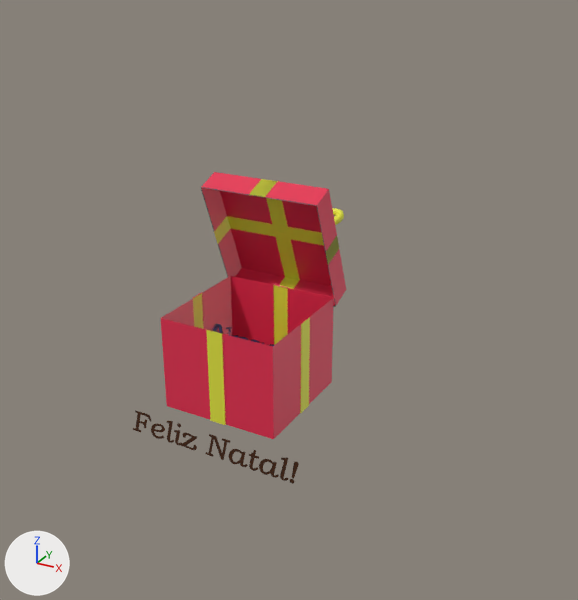
An edit to the glTF model models/PapaiNoel.glb, drawn before and after from the same camera.
The view is the same before and after, from a camera (50 mm lens) standing at (5.98, -9.6, 5.82) and looking at (0.74, -0.08, 1.06). Lighting does not change. The marker at lower left points along +X, +Y and +Z. Both versions are drawn at frame 96 of the action 'Plane.003Action'; the numbers are the values there.
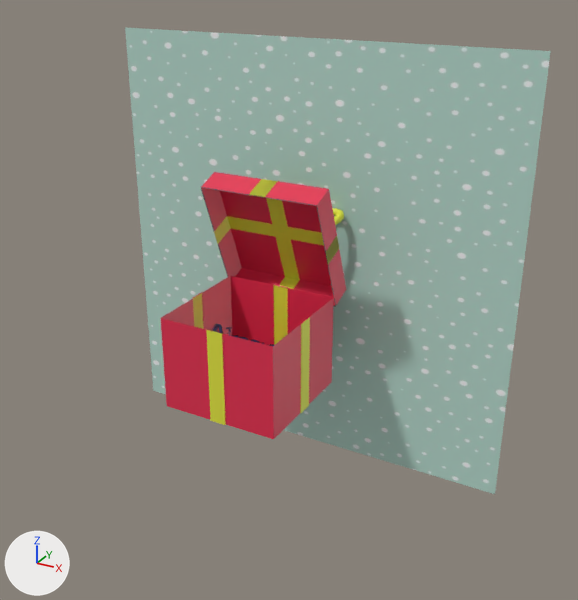
Changed parts and their boxes (x1, y1, x2, y2) in the pictures (578 x 600 px):
'Plane.004', added: after (125, 28, 551, 494)
'Plane.003', moved, rescaled (not visible afterwards): before (133, 410, 299, 484)

Diff of the bpy script that builds the scene:
```diff
--- a/models/PapaiNoel.glb.py
+++ b/models/PapaiNoel.glb.py
@@ img_andar @@
+img_andar = load_image('andar', '_unpacked/andar', 547, 713, 'sRGB')
@@ mat_material_010 @@
+mat_material_010 = principled_material('Material.010')
+mat_material_010.texture = img_andar
@@ me_plane_012 @@
+me_plane_012.from_pydata(...)  # 4 vertices, 2 faces; spans x -1.0..1.0, y -1.0..1.0, z 0.0
+me_plane_012.materials.append(mat_material_010)  # picture img_andar
@@ ob_plane_003 @@
 ob_plane_003 = bpy.data.objects.new('Plane.003', me_plane_010)
-ob_plane_003.location = (0.0, 0.0, 0.0)
+ob_plane_003.location = (0.0, 0.0, 4.43)
+ob_plane_003.scale = (0.0, 0.0, 0.0)
@@ ob_plane_004 @@
+ob_plane_004 = bpy.data.objects.new('Plane.004', me_plane_012)
+ob_plane_004.location = (0.11, 1.74, 1.0)
+ob_plane_004.rotation_euler = (1.571, 0.0, 0.0)  # degrees (90, 0, 0)
+ob_plane_004.scale = (3.58, 3.58, 3.58)
```
